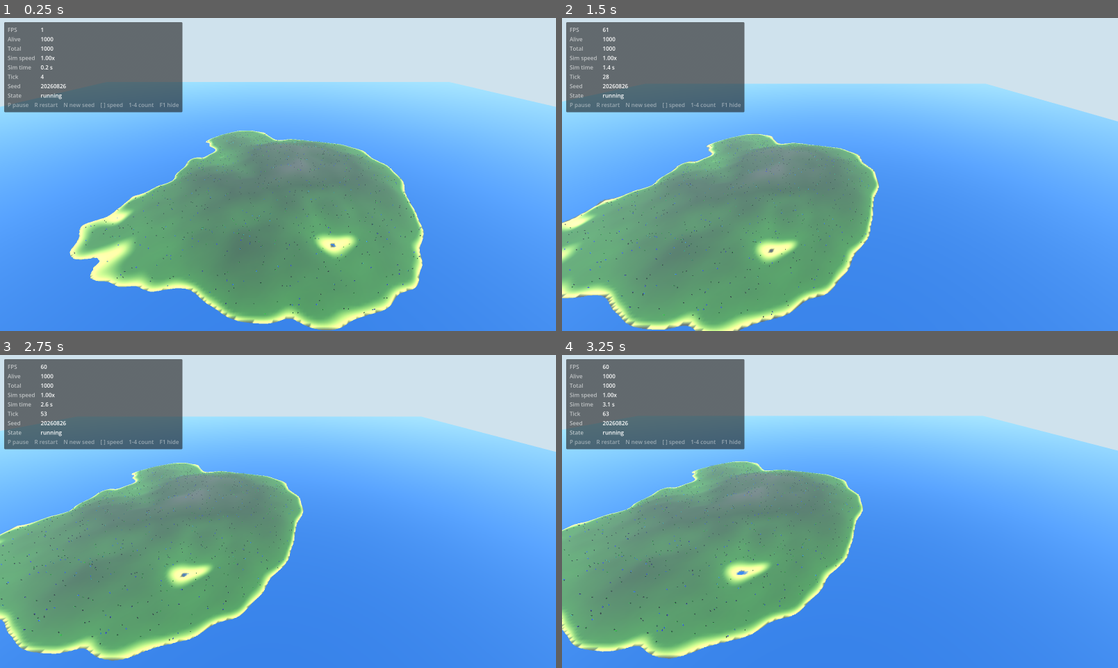
Above: before the commit, frames 1-4 (two rows, left to right).
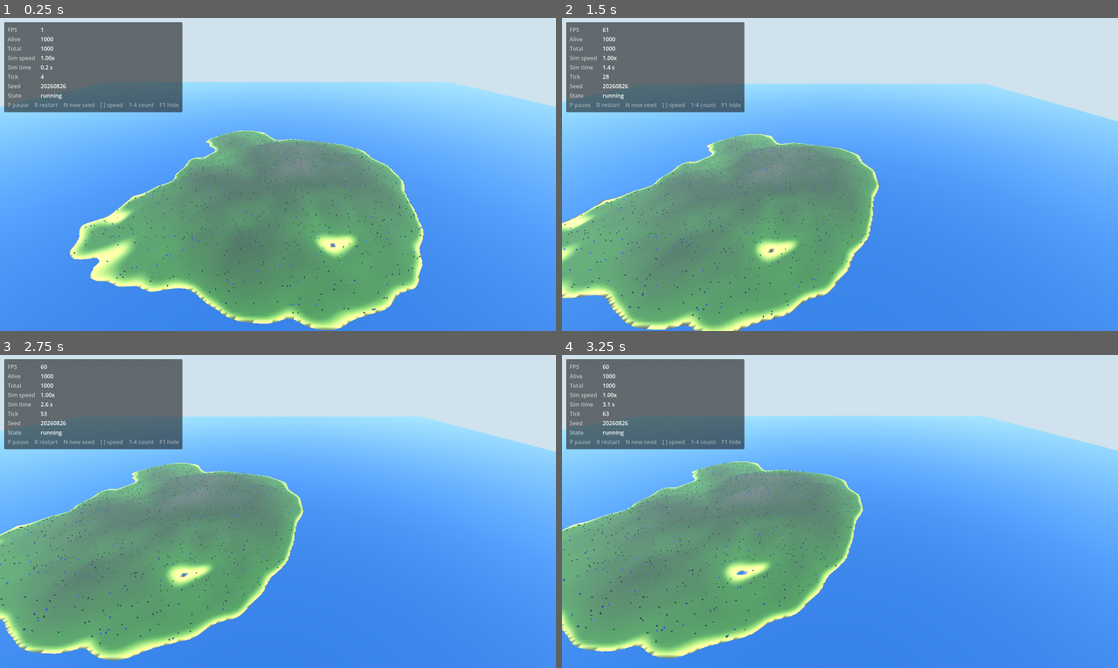
Above: after the commit, the same moments.

Repository: Twody2D/mass
Game: Godot game, scene res://scenes/main.tscn
Two runs of this game, one before a commit and one after it. Both use one fixed random seed, a clock stepped at 60 frames per second and the inputs below.
Inputs (mouse positions are in pixels of both pictures, inside the frame that each line leads up to):
- Up to frame 1 (0.25 s): no input
- Up to frame 2 (1.5 s): tap Enter at 0.5 s; move the mouse to (962, 158) at 0.52 s; hold D 0.53-1.25 s; hold Shift 0.53-1.25 s; click (962, 158) at 0.67 s; tap Space at 0.77 s; drag from (728, 190) to (812, 237) at 1.27 s
- Up to frame 3 (2.75 s): move the mouse to (333, 442) at 2.02 s; hold D from 2.03 s (still down); hold Q from 2.03 s (still down)
- Up to frame 4 (3.25 s): release D at 2.75 s; release Q at 2.75 s; drag from (812, 574) to (673, 464) at 2.77 s

The runs differ from the first frame. In frame 1, 0.5% of the frame differs, in the area x 13-76%, y 36-95%; in frame 2, 0.4%; in frame 3, 0.5%; in frame 4, 0.5%.

Commit message:
chore(core): make the knights taller
They are toy figurines standing on a 1024 m island: at human scale they
vanish into the terrain from any useful camera height. 1.8 m to 2.4 m.

Diff:
--- a/scripts/core/game_config.gd
+++ b/scripts/core/game_config.gd
@@ -60,9 +60,10 @@
 const BOT_ARRIVAL_RADIUS := 2.0   ## distance at which a target counts as reached
 const BOT_MAX_HEALTH := 100.0
 
-## Visual size of one bot, in metres.
-const BOT_HEIGHT := 1.8
-const BOT_RADIUS := 0.25
+## Visual size of one bot, in metres. Deliberately larger than a person: these
+## are toy figurines on a 1024 m island, and at human scale they disappear.
+const BOT_HEIGHT := 2.4
+const BOT_RADIUS := 0.33
 
 # --- Teams --------------------------------------------------------------------
 
